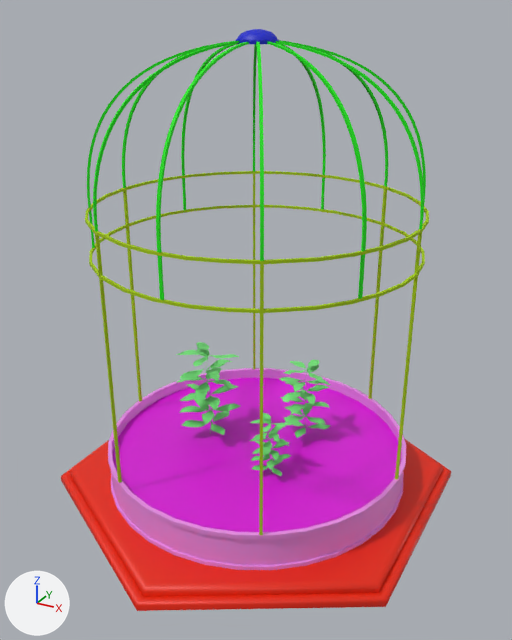
The FBX model Assets/RESOURCES/Models/FarmLevel1.fbx: old version first, new version second.
One viewpoint serves both versions: a 50 mm camera at (2.74, -5.0, 4.17) aimed at (0.05, -0.11, 1.73). The lights are fixed; the arrows at lower left show +X, +Y and +Z. The first picture is the older version. Where no turn or scale is listed for an object, it has been applied to the vertices.

Objects in the first picture: 'Base', 'Body', 'Dirt', 'HexagonBase', 'Roof', 'Seaweed', 'Seaweed.001', 'Seaweed.002'.
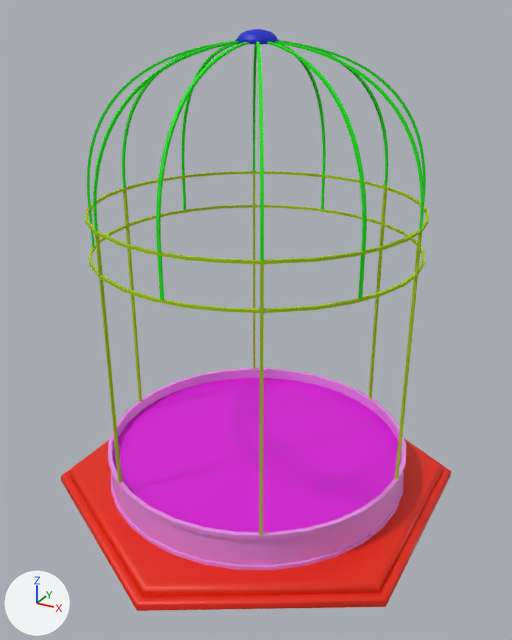
Location of each change, [x1, y1, x2, y2] in pixels of the pictures (512 x 640 px):
'Seaweed.002', deleted (green): before [176, 342, 240, 435]
'Seaweed', deleted (green): before [279, 360, 330, 438]
'Seaweed.001', deleted (green): before [250, 413, 292, 476]

What the commit changed:
Object 'Seaweed.002' (ob_seaweed_002) is deleted.
Object 'Seaweed' (ob_seaweed) is deleted.
Object 'Seaweed.001' (ob_seaweed_001) is deleted.
